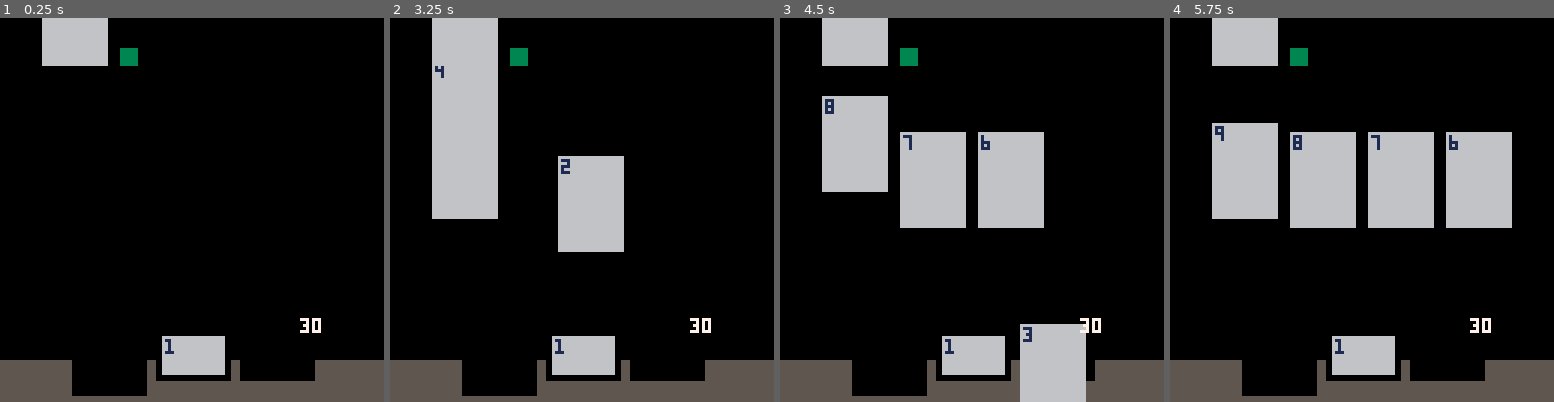
Above: before the commit, frames 1-4 (left to right).
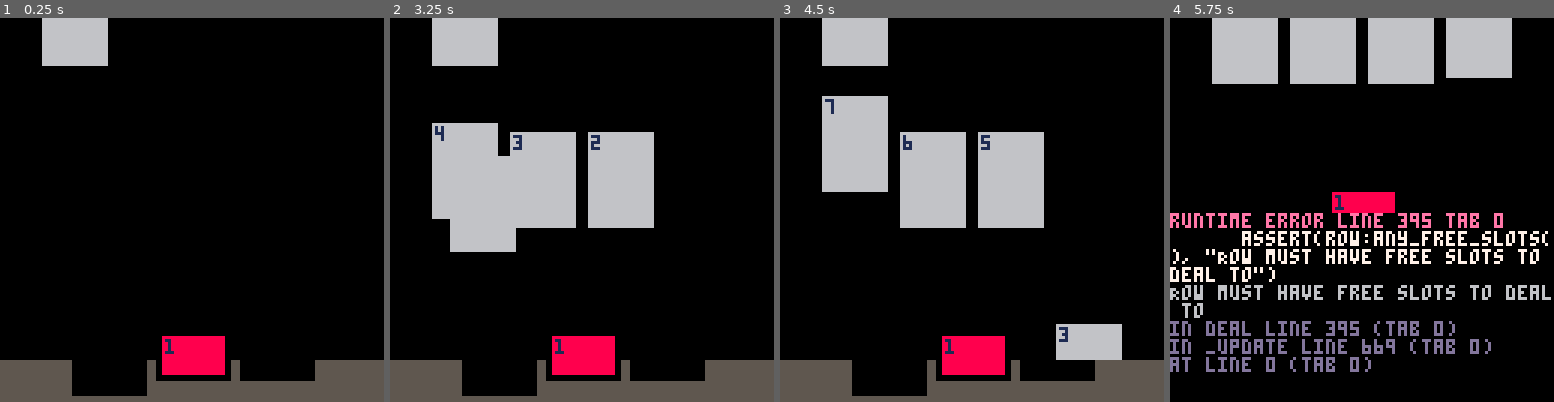
Above: after the commit, the same moments.

Repository: shen-sat/scoundrel-2026
Game: PICO-8 cartridge game.p8
Same seed, same stepped clock (60 frames per second), same inputs: the game is played once before the commit and once after it.
Inputs:
- Up to frame 1 (0.25 s): no input
- Up to frame 2 (3.25 s): hold Right 1.6-2.1 s; hold Up 2.15-2.42 s; hold Right 2.47-3.03 s; hold Left from 3.08 s (still down)
- Up to frame 3 (4.5 s): release Left at 3.58 s; hold Down 3.63-3.97 s; hold Right from 4.02 s (still down)
- Up to frame 4 (5.75 s): release Right at 4.68 s; hold Up 4.73-5.03 s; hold Left 5.08-5.68 s; hold Down from 5.73 s (still down)

The runs differ from the first frame. In frame 1, 2.0% of the frame differs, in the area x 31-84%, y 7-93%; in frame 2, 14%; in frame 3, 5.7%; in frame 4, 43%, in the area x 0-100%, y 0-100%.
Error after the commit: runtime error line 395 tab 0; assert(row:any_free_slots(), "Row must have free slots to deal to"); Row must have free slots to deal to

Commit message:
Massive change: add a trigger manager and have it coordinate card and rune interactions

Diff:
--- a/game.p8
+++ b/game.p8
@@ -39,9 +39,13 @@
   local rune_move_states = init_rune_move_states()
   health_rune = init_rune(54, 106, rune_anim_states, rune_move_states, 1)
   health_rune.offset_y = 8
+
+  #include init_trigger_manager.lua
+  trigger_manager = init_trigger_manager()
 end
 
 function _update()
+  trigger_manager:update()
   wall:update()
   health_rune:update()
   -- if left button pressed, set first card in row to 'attack' movement state
@@ -90,11 +94,9 @@
 
 function _draw()
   cls()
-  wall:draw()
-  health_rune:draw()
   for card in all(all_cards) do
     card:draw()
   end
-  rectfill(40, 10, x2(40, 6) , y2(10, 6), 3)
-  print(stat(7), 100, 100, 7)
+  wall:draw()
+  health_rune:draw()
 end
--- a/init_card.lua
+++ b/init_card.lua
@@ -14,5 +14,10 @@
     card.draw_anim_state(card)
   end
 
+  card.delete_me = function(card)
+    local slot = row:card_slot(card)
+    remove_card(slot, card)
+  end
+
   return card
 end
--- a/init_card_move_states.lua
+++ b/init_card_move_states.lua
@@ -73,11 +73,9 @@
     function(target)
       local slot = row:card_slot(target)
       target.y = slot.y + 128
-      remove_card(slot, target)
-      -- TODO: change the state of the health/weapon
     end,
   }
-  card_move_states['consume'] = create_state(card_consume_frames, 2, false, 'idle')
+  card_move_states['consume'] = create_state(card_consume_frames, 2, false, 'delete')
 
   local card_attack_frames = {
     function(target)
@@ -141,18 +139,26 @@
     function(target)
       local slot = row:card_slot(target)
       target.y = slot.y
-    end,
-    function(target)
-      local slot = row:card_slot(target)
-      remove_card(slot, target)
-    end,
+    end
   }
 
   card_move_states['die'] = create_state(
     card_die_frames,
     3,
     false,
-    'idle'
+    'delete'
+  )
+
+  local card_delete_frames = {
+    function(target)
+      target:delete_me()
+    end,
+  }
+
+  card_move_states['delete'] = create_state(
+    card_delete_frames,
+    3,
+    true
   )
 
   return card_move_states
--- a/init_rune.lua
+++ b/init_rune.lua
@@ -11,10 +11,13 @@
 	end
 
 	rune.draw = function(rune)
-		rectfill(rune.x, rune.y, x2(rune.x, rune.width), y2(rune.y, rune.height), 6)
-		print(rune.value, rune.x + 1, rune.y + 1, 1)
 		rune.draw_anim_state(rune)
 	end
 
+  rune.draw_self = function(self)
+    rectfill(rune.x, rune.y, x2(rune.x, rune.width), y2(rune.y, rune.height), 8)
+		print(rune.value, rune.x + 1, rune.y + 1, 1)
+  end
+
 	return rune
 end
--- a/init_rune_anim_states.lua
+++ b/init_rune_anim_states.lua
@@ -2,9 +2,35 @@
 	local rune_anim_states = {}
 	local rune_idle_frames = {
 		function(target)
-			return
+			target:draw_self()
 		end
 	}
-	rune_anim_states['idle'] = create_state(rune_idle_frames, 10, true)
+	rune_anim_states['idle'] = create_state(rune_idle_frames, 2, true)
+
+  local rune_absorb_frames = {
+		function(target)
+      local start_y = wall.y - target.offset_y
+      rectfill(target.x - 2, start_y - 2, target.x - 1, start_y - 1, 7)
+      rectfill(target.x + target.width, start_y - 2, target.x + target.width + 1, start_y - 1, 7)
+      rectfill(target.x - 2, start_y + target.height, target.x - 1, start_y + target.height + 1, 7)
+      rectfill(target.x + target.width, start_y + target.height, target.x + target.width + 1, start_y + target.height + 1, 7)
+      pal(8, 7)
+			target:draw_self()
+		end,
+    function(target)
+      local start_y = wall.y - target.offset_y
+      pset(target.x - 3, start_y - 3, 7)
+      pset(target.x + target.width + 2, start_y - 3, 7)
+      pset(target.x - 3, start_y + target.height + 3, 7)
+      pal(8, 7)
+			target:draw_self()
+		end,
+    function(target)
+      pal()
+			target:draw_self()
+		end
+	}
+	rune_anim_states['absorb'] = create_state(rune_absorb_frames, 2, false, 'idle')
+
 	return rune_anim_states
 end
--- a/init_rune_move_states.lua
+++ b/init_rune_move_states.lua
@@ -5,6 +5,23 @@
       target.y = wall.y - target.offset_y
 		end
 	}
-	rune_move_states['idle'] = create_state(rune_idle_frames, 10, true)
-	return rune_move_states
+  rune_move_states['idle'] = create_state(rune_idle_frames, 2, true)
+
+  local rune_absorb_frames = {
+    function(target)
+      local start_y = wall.y - target.offset_y
+      target.y = start_y + 2
+		end,
+    function(target)
+      local start_y = wall.y - target.offset_y
+      target.y = start_y - 1
+		end,
+    function(target)
+      local start_y = wall.y - target.offset_y
+      target.y = start_y + 1
+		end,
+	}
+	rune_move_states['absorb'] = create_state(rune_absorb_frames, 2, false, 'idle')
+
+  return rune_move_states
 end
--- /dev/null
+++ b/init_trigger_manager.lua
@@ -0,0 +1,26 @@
+function init_trigger_manager()
+  local trigger_manager = {
+    update = function(self)
+      local card = nil
+      for c in all(all_cards) do
+        if (c.move_state == c.move_states['delete']) then
+          card = c
+        end
+      end
+      if card then
+        if not (health_rune.anime_state == 'absorb') then
+          health_rune:set_anim_state('absorb')
+        end
+      end
+
+      if health_rune.anim_state == health_rune.anim_states['absorb'] and not (health_rune.move_state == 'absorb') then
+        local current_frame_index = ceil(health_rune.anim_state.counter / health_rune.anim_state.frame_duration)
+        if current_frame_index == 2 then
+          health_rune:set_move_state('absorb')
+        end
+      end
+    end,
+  }
+
+  return trigger_manager
+end
